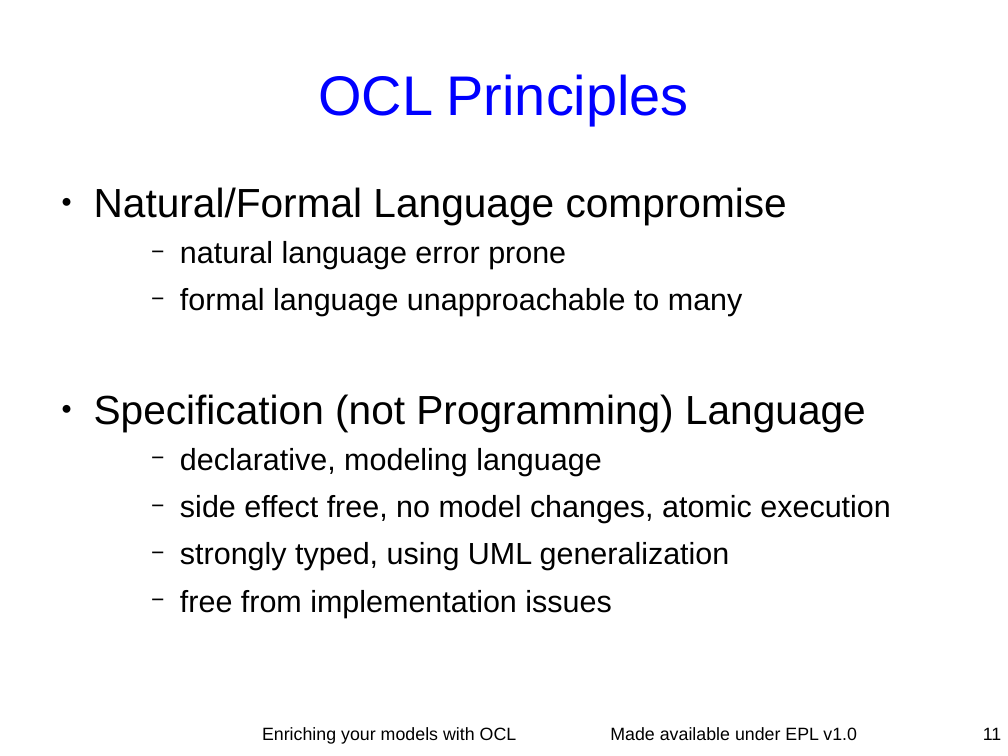
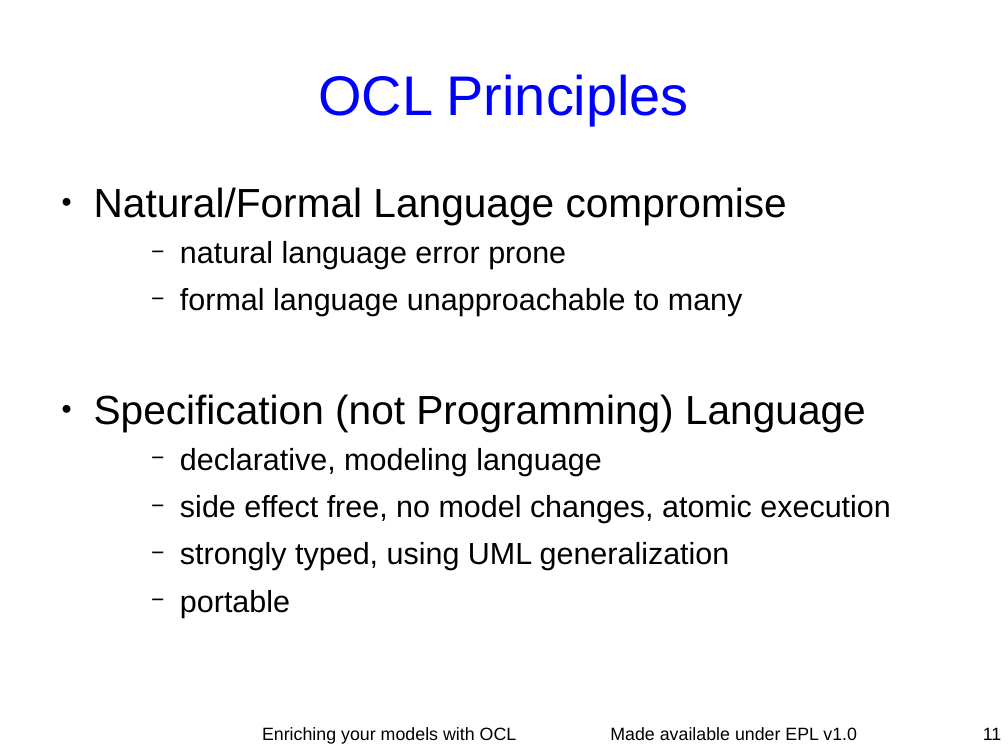
Before and after one commit to eclipse-ocl/ocl-website, a slide deck: slide 11 of ocl/docs/publications/ESE2010LongTalk/EnrichingWithOCL.odp. Drawn at 1008x756 pixels with LibreOffice and Linux fonts; fonts in the diff are those of the drawing. Boxes give left, top, right and bottom in pixels: in the first picture for what was removed or moved away, otherwise in the second. Text is boxed around its words. In the diff, an @@ line names an element or a change of style, - is before the commit and + after.

```diff
--- a/ocl/docs/publications/ESE2010LongTalk/EnrichingWithOCL.odp
+++ b/ocl/docs/publications/ESE2010LongTalk/EnrichingWithOCL.odp
@@ text at (180, 590, 290, 618): text changed @@
-    − free from implementation issues
+    − portable
```
Also in this commit, not shown: 8 other slides changed, 4 slides removed.
